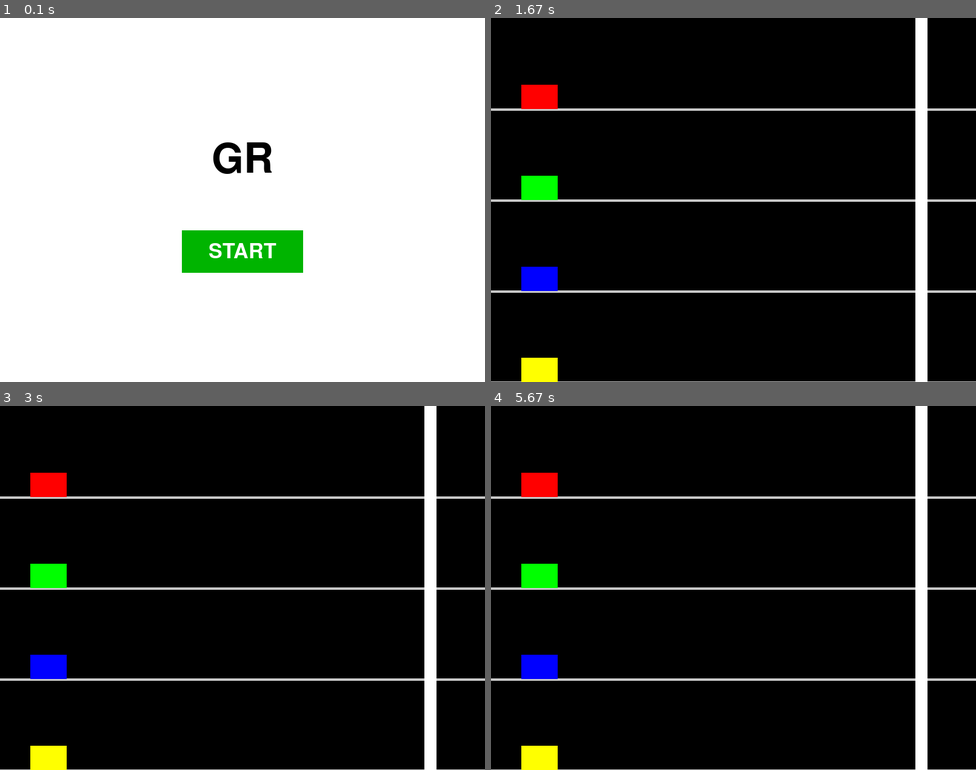
Above: before the commit, frames 1-4 (two rows, left to right).
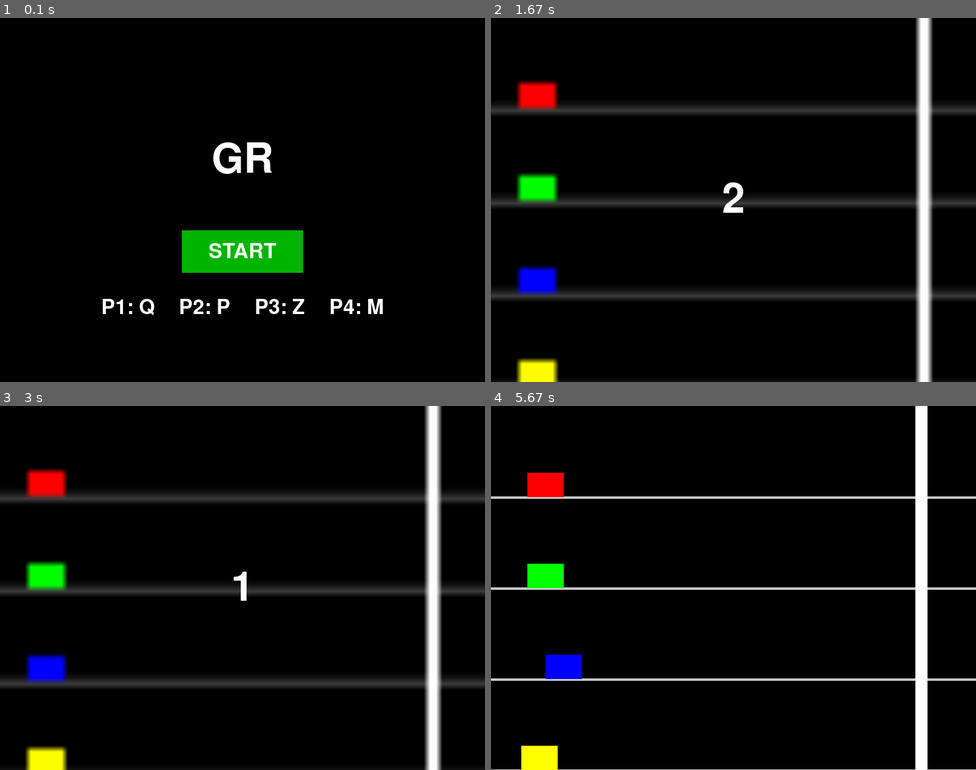
Above: after the commit, the same moments.

Repository: sjlee081010/pygame
Game: pygame game, started from main.py
The game is run twice, just before and just after one commit, with the same random seed, the same clock (stepped at 60 frames per second) and the same inputs.
Inputs:
- Up to frame 1 (0.1 s): no input
- Up to frame 2 (1.67 s): click "START" at 0.38 s; tap P at 1.17 s
- Up to frame 3 (3 s): no input
- Up to frame 4 (5.67 s): tap Q at 3.32 s; tap Z at 4.55, 4.95, 5.25, 5.45 s

The runs differ from the first frame. In frame 1, 96% of the frame differs, in the area x 0-100%, y 0-100%; in frame 2, 10%; in frame 3, 10%; in frame 4, 1.0%.

Commit message:
Update main.py

Diff:
--- a/main.py
+++ b/main.py
@@ -30,7 +30,7 @@
 START_X = 50
 
 # 플레이어 키 매핑
-player_keys = [pygame.K_d, pygame.K_k, pygame.K_RIGHT, pygame.K_l]
+player_keys = [pygame.K_q, pygame.K_p, pygame.K_z, pygame.K_m]
 CAR_COLORS = [(255, 0, 0), (0, 255, 0), (0, 0, 255), (255, 255, 0)]
 
 # 골 이펙트 관련 변수
@@ -53,14 +53,39 @@
 def start_screen():
     start_button_rect = pygame.Rect(WIDTH//2 - 100, HEIGHT//2 + 50, 200, 70)
     while True:
-        WIN.fill(WHITE)
-        title_surf = BIG_FONT.render("GR", True, BLACK)
+        WIN.fill(BLACK)
+        title_surf = BIG_FONT.render("GR", True, WHITE)
         WIN.blit(title_surf, (WIDTH//2 - title_surf.get_width()//2, HEIGHT//3))
 
+        # START 버튼
         pygame.draw.rect(WIN, GREEN, start_button_rect)
         start_text = FONT.render("START", True, WHITE)
         WIN.blit(start_text, (start_button_rect.centerx - start_text.get_width()//2,
                               start_button_rect.centery - start_text.get_height()//2))
+
+        # 아래에 키 설명 텍스트 가로로 추가
+        instruction_texts = [
+            "P1: Q",
+            "P2: P",
+            "P3: Z",
+            "P4: M"
+        ]
+        spacing = 40  # 각 텍스트 사이 간격
+        total_width = 0
+        text_surfs = []
+
+        for text in instruction_texts:
+            surf = FONT.render(text, True, WHITE)
+            text_surfs.append(surf)
+            total_width += surf.get_width() + spacing
+
+        total_width -= spacing  # 마지막 간격 제거
+        start_x = WIDTH // 2 - total_width // 2
+        y = start_button_rect.bottom + 40
+
+        for surf in text_surfs:
+            WIN.blit(surf, (start_x, y))
+            start_x += surf.get_width() + spacing
 
         for event in pygame.event.get():
             if event.type == pygame.QUIT:
@@ -74,36 +99,53 @@
         clock.tick(30)
 
 def show_podium_screen():
+    # 순위에 따라 색상 인덱스 정렬
     ranked_cars = sorted(enumerate(cars), key=lambda x: -x[1].x)
-    rankings = [index for index, _ in ranked_cars]
-
-    while True:
-        WIN.fill(BLACK)
+    rankings = [index for index, _ in ranked_cars]  # 플레이어 인덱스 순위
+
+    while True:
+        WIN.fill(BLACK)
+
+        # 안내 문구 - 상단에서 살짝 여백 두고
         info_text = FONT.render("Press R to Restart", True, WHITE)
-        WIN.blit(info_text, (WIDTH // 2 - info_text.get_width() // 2, 20))
-
-        podium_width = 100
-        podium_heights = {1: 200, 2: 150, 3: 100, 4: 0}
+        WIN.blit(info_text, (WIDTH // 2 - info_text.get_width() // 2, 80))
+
+        # 단상 크기 키우기
+        podium_width = 120
+        podium_heights = {
+            1: 240,
+            2: 180,
+            3: 120,
+            4: 0
+        }
+
         total_podiums = 4
         total_width = podium_width * total_podiums
         start_x = WIDTH // 2 - total_width // 2
-        base_y = HEIGHT * 3 // 4
+        base_y = HEIGHT * 4 // 5
 
         draw_order = [3, 1, 2, 4]
 
         for i, rank in enumerate(draw_order):
             if rank > len(rankings):
                 continue
+
             player_idx = rankings[rank - 1]
             color = CAR_COLORS[player_idx]
             height = podium_heights[rank]
+
             x = start_x + i * podium_width
             y = base_y - height
 
+            # 단상
             if height > 0:
                 pygame.draw.rect(WIN, GRAY, (x, y, podium_width, height))
-            pygame.draw.rect(WIN, color, (x + 20, y - 40, 60, 40))
-            place_text = FONT.render(str(rank), True, BLACK)
+
+            # 색상 박스 (플레이어 색)
+            pygame.draw.rect(WIN, color, (x + 20, y - 50, 80, 50))
+
+            # 순위 숫자
+            place_text = FONT.render(f"{rank}", True, BLACK)
             WIN.blit(place_text, (x + podium_width // 2 - place_text.get_width() // 2, y + 10))
 
         for event in pygame.event.get():
@@ -117,12 +159,56 @@
         pygame.display.update()
         clock.tick(30)
 
+def blur_current_screen(scale_factor=0.1):
+    screen_copy = WIN.copy()
+    small = pygame.transform.smoothscale(screen_copy,
+                (int(WIDTH * scale_factor), int(HEIGHT * scale_factor)))
+    blurred = pygame.transform.smoothscale(small, (WIDTH, HEIGHT))
+    return blurred
+
+def countdown():
+    finish_line_x = WIDTH - 100
+    finish_line = pygame.Rect(finish_line_x, 0, 20, HEIGHT)
+
+    for num in ["3", "2", "1"]:
+        # 1. 트랙, 차량, 골라인을 메모리 상에만 그림
+        WIN.fill(BLACK)
+
+        for i in range(TRACK_COUNT):
+            y = TRACK_HEIGHT * (i + 1)
+            pygame.draw.line(WIN, GRAY, (0, y), (WIDTH, y), 4)
+
+        for idx, car in enumerate(cars):
+            pygame.draw.rect(WIN, CAR_COLORS[idx], car)
+
+        pygame.draw.rect(WIN, WHITE, finish_line)
+
+        # 2. 블러 처리 (표시하지 않음)
+        blurred = blur_current_screen()
+
+        # 3. 블러된 화면을 다시 WIN에 덮어쓰기
+        WIN.blit(blurred, (0, 0))
+
+        # 4. 카운트다운 텍스트
+        count_text = BIG_FONT.render(num, True, WHITE)
+        WIN.blit(count_text, (
+            WIDTH // 2 - count_text.get_width() // 2,
+            HEIGHT // 2 - count_text.get_height() // 2)
+        )
+
+        # 5. 이제 최종 화면 한 번만 업데이트
+        pygame.display.update()
+        pygame.time.delay(1000)
+
 def game_loop():
     reset_game()
     finish_line_x = WIDTH - 100
     finish_line = pygame.Rect(finish_line_x, 0, 20, HEIGHT)
 
-    global game_over, winner, podium_show_time, flash_start_time
+    global game_over, winner, podium_show_time
+
+    countdown()
+
 
     while True:
         clock.tick(FPS)
